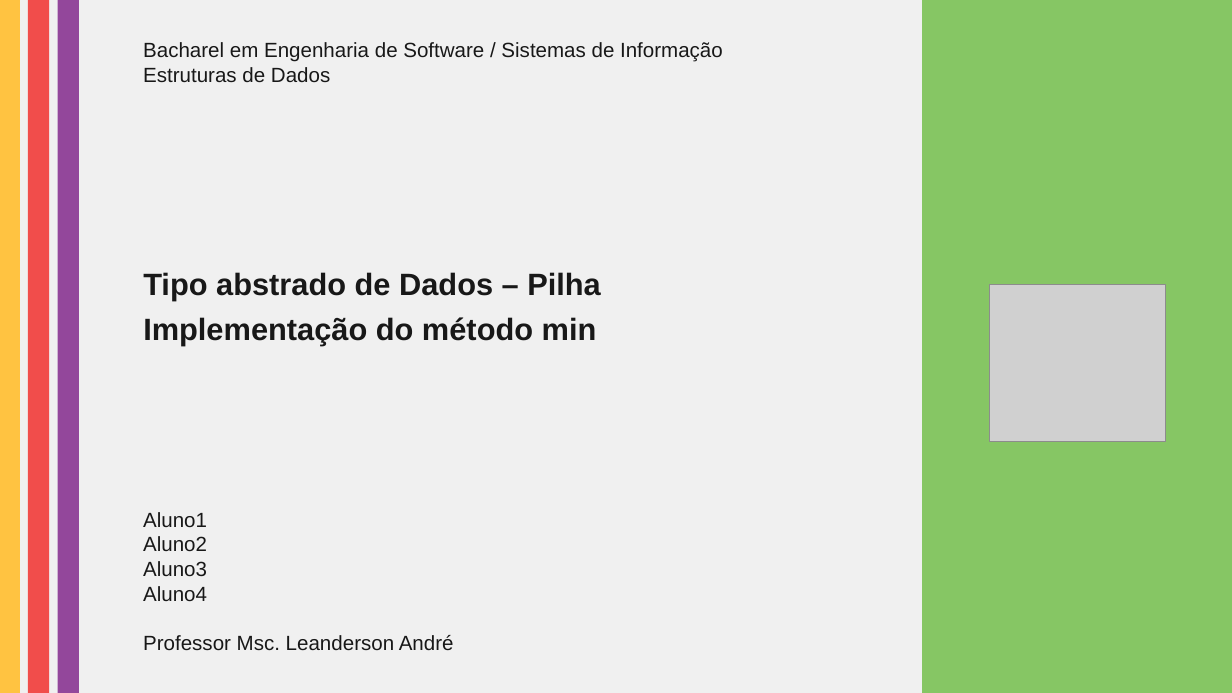
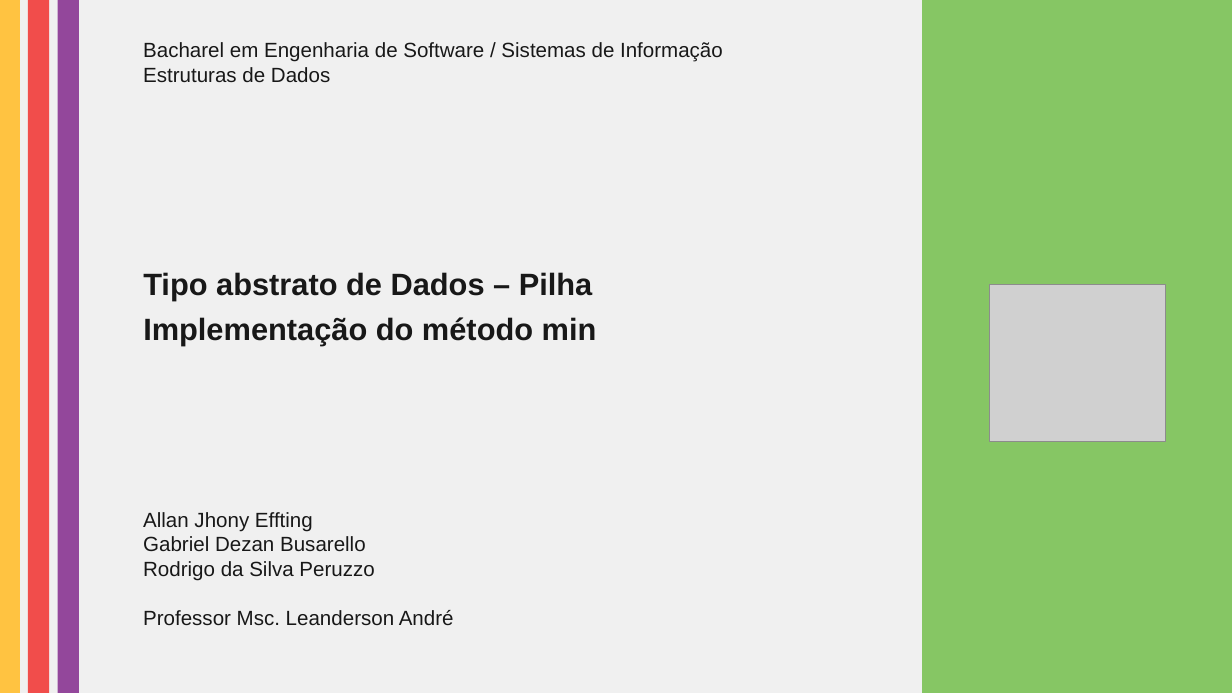
Before and after one commit to gabrielbusarello/stack-min-project, a slide deck: slide 1 of template-presentation-stack-min.pptx. Drawn at 1232x693 pixels with LibreOffice and Linux fonts; fonts in the diff are those of the drawing; grey boxes stand for pictures. Boxes give left, top, right and bottom in pixels: in the first picture for what was removed or moved away, otherwise in the second. Text is boxed around its words. In the diff, an @@ line names an element or a change of style, - is before the commit and + after.

```diff
--- a/template-presentation-stack-min.pptx
+++ b/template-presentation-stack-min.pptx
@@ text at box(143, 272, 592, 301): text changed @@
-Tipo abstrado de Dados – Pilha
+Tipo abstrato de Dados – Pilha
@@ text at box(143, 512, 374, 581): text changed @@
-Aluno1
-Aluno2
-Aluno3
-Aluno4
+Allan Jhony Effting
+Gabriel Dezan Busarello
+Rodrigo da Silva Peruzzo
```
Also in this commit, not shown: 2 other slides changed, 6 slides added, 1 slide removed, 1 other file.
